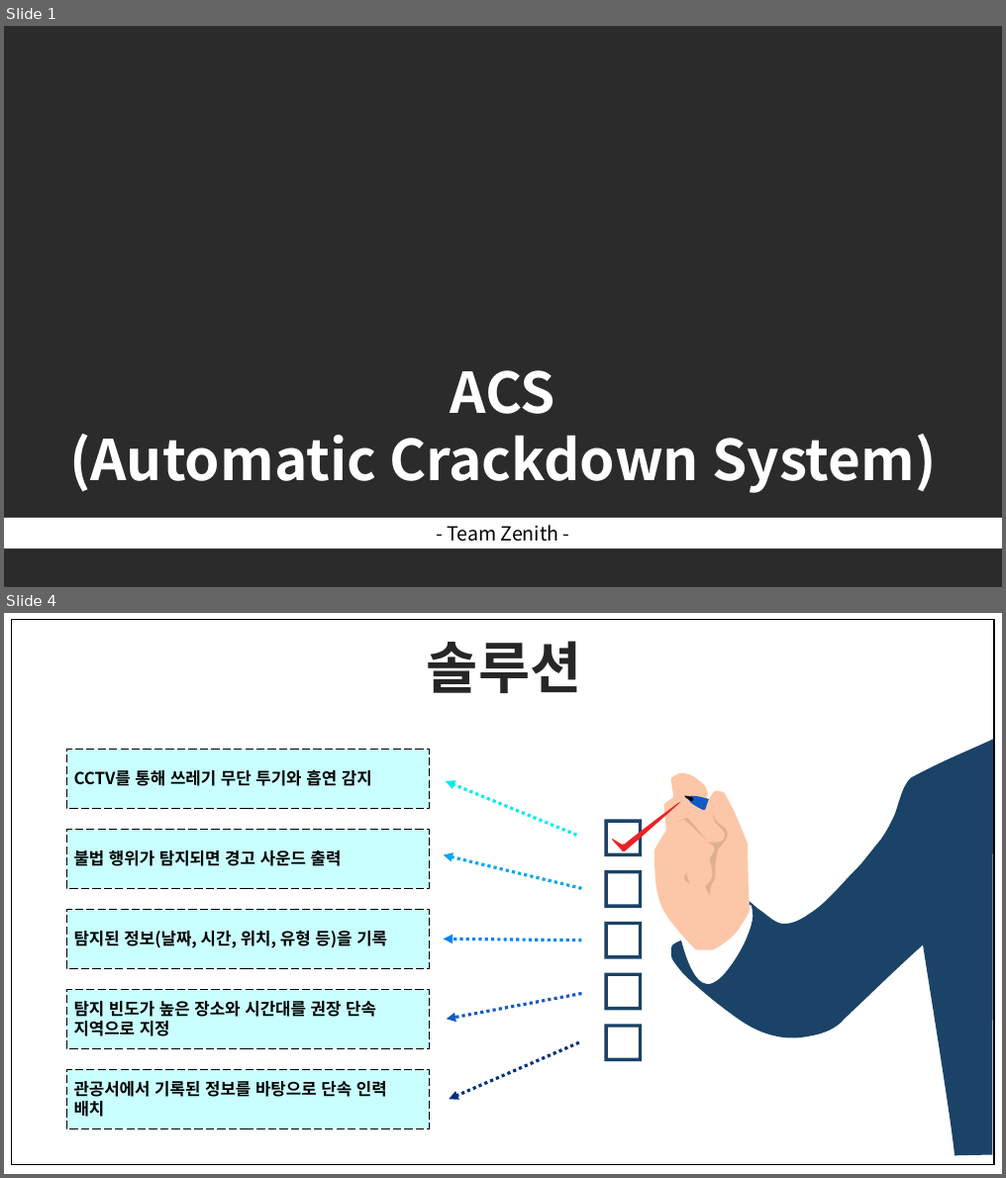
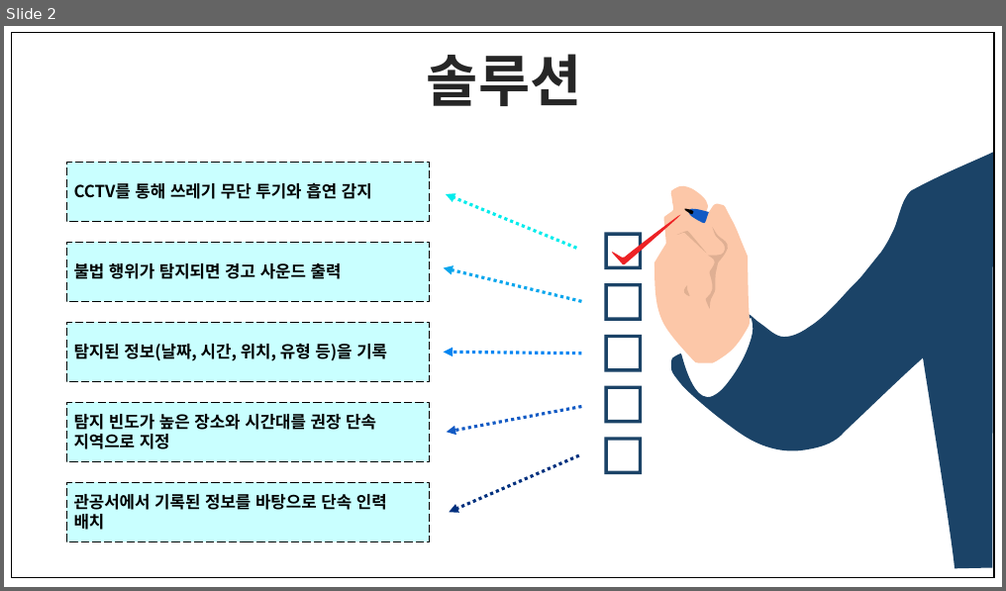
Before and after one commit to Dehkartes/K-Hackaton_11_Zenith, a slide deck: Document/[충청권_1분과_Zenith]/[충청권_1분과_Zenith_솔루션 소개자료].pptx. Shown one above the other, each under a label of ours: slides 1 and 4 before the commit, slide 2 after it; the slides between them are not shown. The pictures are 1006x1178 and 1006x591 pixels, drawn with LibreOffice and Linux fonts; fonts in the diff are those of the drawing; background and template pictures are left out; a plain dark background stands for a picture behind light text. Boxes give left, top, right and bottom in pixels: in the first picture for what was removed or moved away, otherwise in the second. Text is boxed around its words. In the diff, an @@ line names an element or a change of style, - is before the commit and + after.

```diff
--- a/Document/[충청권_1분과_Zenith]/[충청권_1분과_Zenith_솔루션 소개자료].pptx
+++ b/Document/[충청권_1분과_Zenith]/[충청권_1분과_Zenith_솔루션 소개자료].pptx
@@ slide 1 removed at (x1=4, y1=26, x2=1002, y2=587), background picture (left out) @@
@@ text removed at (x1=69, y1=371, x2=937, y2=493) @@
-ACS
-(Automatic Crackdown System)
@@ rectangle removed at (x1=4, y1=518, x2=1002, y2=550) @@
-- Team Zenith -
@@ what was slide 4 is now slide 2 @@
```
Also in this commit, not shown: 2 other slides removed, 1 other file.
